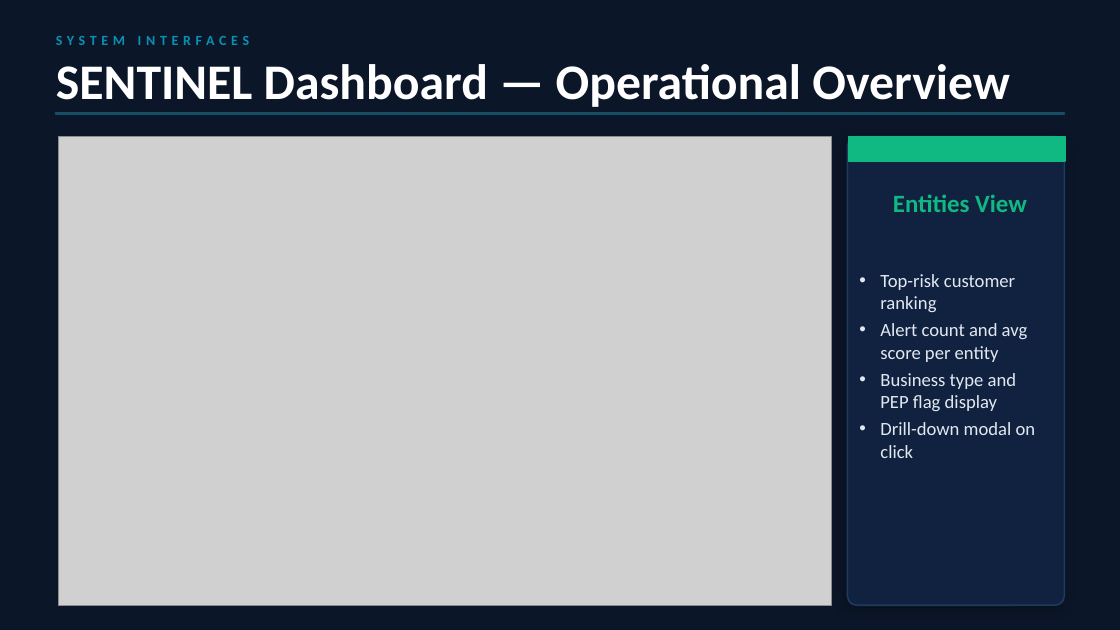
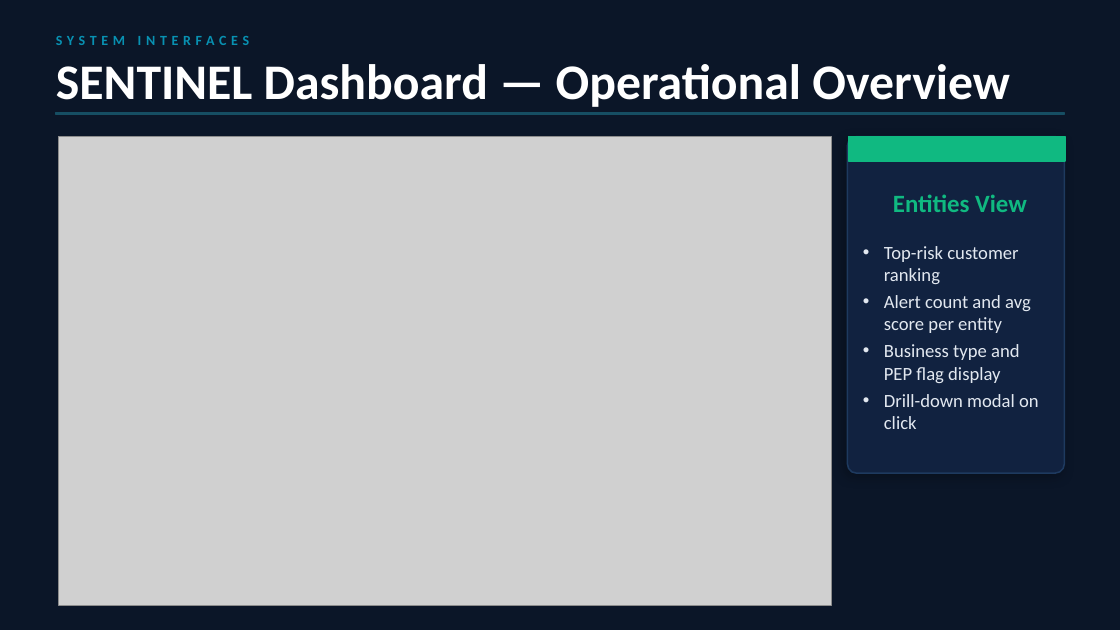
Before and after one commit to MoaviaMahmood/Financial-Transaction-Monitoring, a slide deck: slide 17 of docs/AML_Detection_System_Presentation.pptx (slide 15 before the commit). Drawn at 1120x630 pixels with LibreOffice and Linux fonts; fonts in the diff are those of the drawing; grey boxes stand for pictures. Boxes give left, top, right and bottom in pixels: in the first picture for what was removed or moved away, otherwise in the second. Text is boxed around its words. In the diff, an @@ line names an element or a change of style, - is before the commit and + after.

```diff
--- a/docs/AML_Detection_System_Presentation.pptx
+++ b/docs/AML_Detection_System_Presentation.pptx
@@ rounded rectangle: place and size @@
-rounded rectangle at bbox=[848, 137, 1065, 606]
+rounded rectangle at bbox=[848, 137, 1065, 474]
@@ text "Top-risk customer ranking": place and size @@
-text "Top-risk customer ranking" at bbox=[880, 274, 1036, 458]
+text "Top-risk customer ranking" at bbox=[884, 246, 1039, 429]
```
Also in this commit, not shown: 20 other slides changed, 3 slides added.
